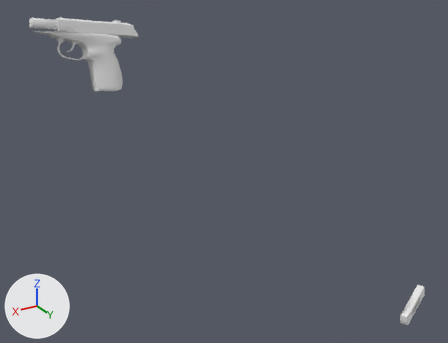
A saved change to the OBJ model Vertex_Animation_Compiler/Assets/Makarov_Pistol_Reload149.obj.
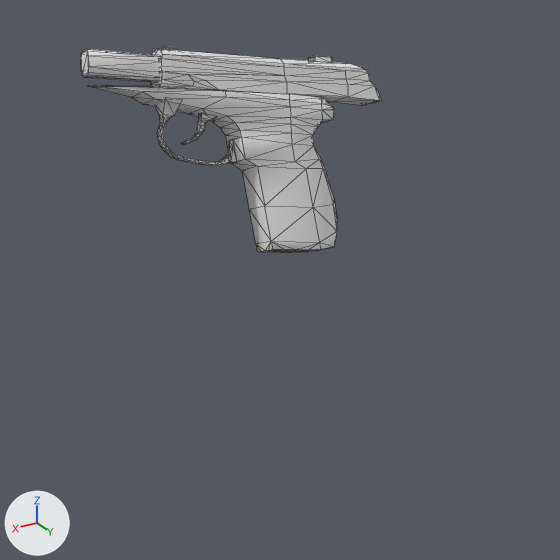
The first picture shows the older version from a camera (50 mm lens) standing at (0.706, 0.891, 0.139) and looking at (0.189, 0.029, -0.292). The close-ups show both versions on the part from 0% to 45% of the width and 0% to 59% of the height of that picture; other places that the commit changed are outside them. Lighting does not change. The marker at lower left points along +X, +Y and +Z. The close-ups show mesh edges as thin lines. Where no turn or scale is listed for an object, it has been applied to the vertices.

Names of what the first close-up shows: 'Rest_of_the_gun_Sphere', 'Top_Slider_Sphere.001'.
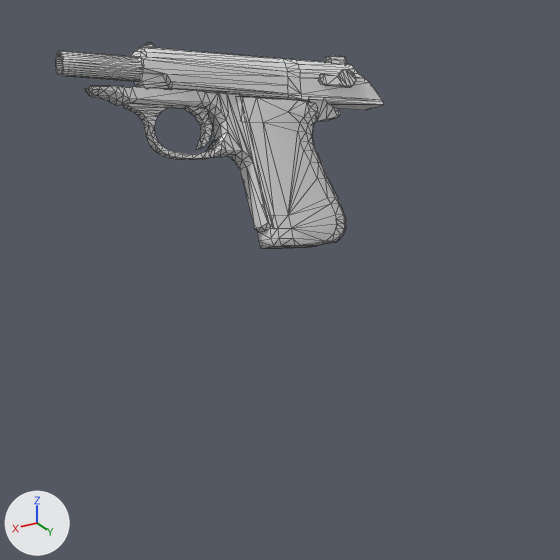
Changed parts and their boxes (x1, y1, x2, y2) in the close-ups (560 x 560 px):
'Rest_of_the_gun_Sphere', reshaped (13% wider)
    before: (81, 49, 337, 252)
    after: (56, 51, 346, 249)
'Top_Slider_Sphere.001', reshaped (9% wider, 11% taller)
    before: (150, 46, 381, 106)
    after: (132, 43, 383, 110)
'Rest_of_the_gun_Sphere.001', added
    after: (85, 86, 341, 232)
part 1 of me_rest_of_the_gun_sphere, rebuilt
    before: (88, 85, 337, 252)
    after: (235, 96, 346, 249)
part 2 of me_rest_of_the_gun_sphere, rebuilt
    before: (81, 49, 160, 82)
    after: (56, 51, 141, 82)
part 3 of me_rest_of_the_gun_sphere, added
    after: (124, 104, 219, 160)
part 4 of me_rest_of_the_gun_sphere, added
    after: (184, 107, 212, 150)
part 5 of me_rest_of_the_gun_sphere, deleted
    before: (181, 113, 216, 144)
part 7 of me_top_slider_sphere_001, rebuilt (9% wider, 10% taller)
    before: (150, 49, 381, 106)
    after: (132, 47, 383, 110)
part 8 of me_top_slider_sphere_001, added
    after: (319, 69, 356, 87)
part 9 of me_top_slider_sphere_001, added
    after: (325, 56, 346, 64)
part 10 of me_top_slider_sphere_001, added
    after: (142, 43, 156, 48)
part 11 of me_top_slider_sphere_001, deleted
    before: (309, 55, 332, 62)

Diff of the bpy script that builds the scene:
```diff
--- a/Vertex_Animation_Compiler/Assets/Makarov_Pistol_Reload149.obj.py
+++ b/Vertex_Animation_Compiler/Assets/Makarov_Pistol_Reload149.obj.py
@@ me_rest_of_the_gun_sphere @@
-me_rest_of_the_gun_sphere.from_pydata(...)  # 272 vertices, 525 faces; spans x 0.3106..0.4565, y -0.1335..-0.0812, z -0.1591..-0.0255
+me_rest_of_the_gun_sphere.from_pydata(...)  # 446 vertices, 876 faces; spans x 0.312..0.4706, y -0.1339..-0.0831, z -0.1554..-0.0254
+# me_rest_of_the_gun_sphere part 1: the loose piece of 212 vertices spanning x 0.3106..0.4559, y -0.1335..-0.0812, z -0.1591..-0.0452 is rebuilt with 198 vertices and now spans x 0.312..0.3728, y -0.1339..-0.0831, z -0.1554..-0.0588
+# me_rest_of_the_gun_sphere part 2: the loose piece of 24 vertices spanning x 0.4074..0.4565, y -0.1312..-0.114, z -0.049..-0.0255 is rebuilt with 128 vertices and now spans x 0.4077..0.4706, y -0.131..-0.1154, z -0.0496..-0.0254
+# me_rest_of_the_gun_sphere part 3: a new loose piece of 76 vertices spanning x 0.3847..0.436, y -0.1221..-0.1048, z -0.0946..-0.0567
+# me_rest_of_the_gun_sphere part 4: a new loose piece of 44 vertices spanning x 0.3859..0.4005, y -0.1244..-0.1075, z -0.0887..-0.0569
+# me_rest_of_the_gun_sphere part 5: 36 vertices removed from x 0.3829..0.4064, y -0.1192..-0.1079, z -0.0846..-0.0669
+# me_rest_of_the_gun_sphere part 6: the surface is now shaded flat
@@ me_top_slider_sphere_001 @@
-me_top_slider_sphere_001.from_pydata(...)  # 131 vertices, 237 faces; spans x 0.2778..0.4161, y -0.1399..-0.1089, z -0.0779..-0.0286
+me_top_slider_sphere_001.from_pydata(...)  # 222 vertices, 428 faces; spans x 0.2762..0.4265, y -0.139..-0.1092, z -0.0809..-0.026
+# me_top_slider_sphere_001 part 7: the loose piece of 76 vertices spanning x 0.2778..0.4161, y -0.1399..-0.1089, z -0.0779..-0.0289 is rebuilt with 142 vertices and now spans x 0.2762..0.4265, y -0.139..-0.1092, z -0.0809..-0.0274
+# me_top_slider_sphere_001 part 8: a new loose piece of 36 vertices spanning x 0.2923..0.3168, y -0.1184..-0.1109, z -0.0612..-0.0501
+# me_top_slider_sphere_001 part 9: a new loose piece of 24 vertices spanning x 0.2931..0.3043, y -0.135..-0.1242, z -0.0523..-0.043
+# me_top_slider_sphere_001 part 10: a new loose piece of 20 vertices spanning x 0.4119..0.4201, y -0.1292..-0.1264, z -0.0302..-0.026
+# me_top_slider_sphere_001 part 11: 29 vertices removed from x 0.3029..0.3154, y -0.1341..-0.1238, z -0.0496..-0.0416
@@ ob_rest_of_the_gun_sphere_001 @@
+ob_rest_of_the_gun_sphere_001 = bpy.data.objects.new('Rest_of_the_gun_Sphere.001', me_rest_of_the_gun_sphere_001)  # 166 vertices, 324 faces; spans x 0.305..0.457, y -0.134..-0.089, z -0.142..-0.045
+ob_rest_of_the_gun_sphere_001.location = (0.0, 0.0, 0.0)
```
